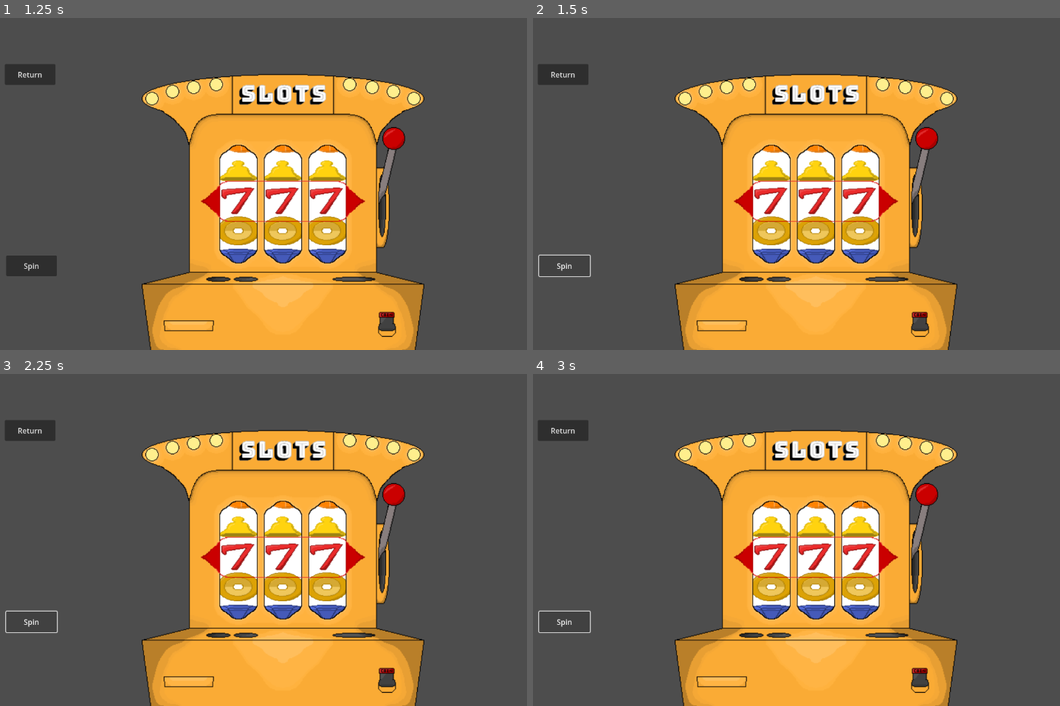
Above: before the commit, frames 1-4 (two rows, left to right).
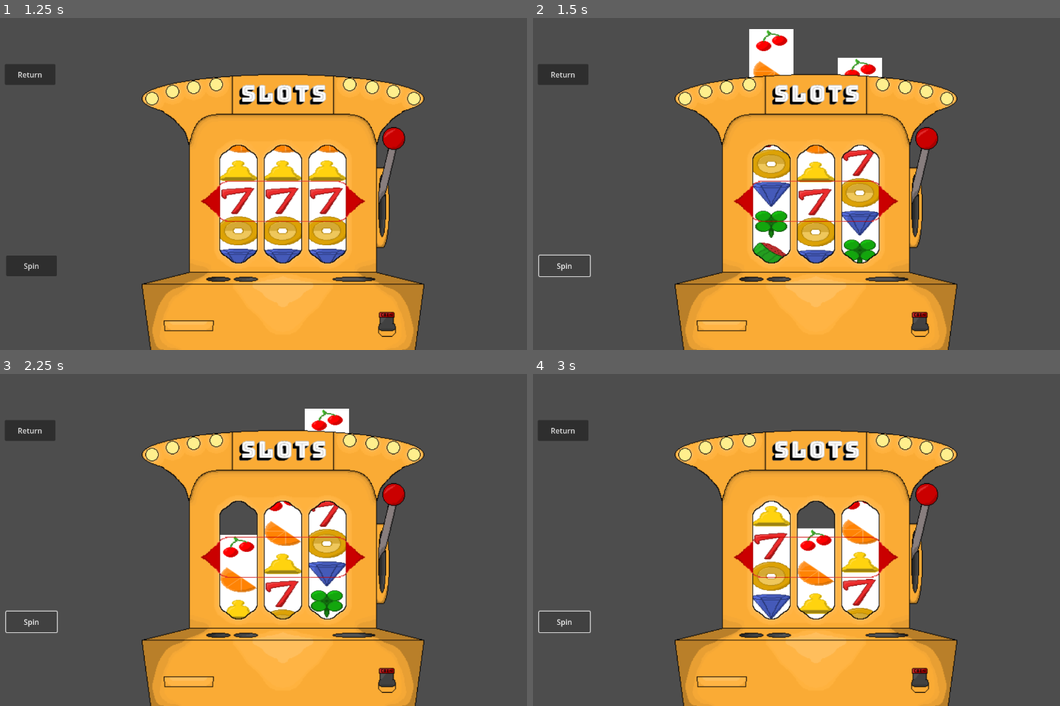
Above: after the commit, the same moments.

Repository: OwenFrakes/congressAppChallenge
Game: Godot game, scene res://Scenes/playerMovement.tscn
Same seed, same stepped clock (60 frames per second), same inputs: the game is played once before the commit and once after it.
Inputs:
- Up to frame 1 (1.25 s): click "Slots" at 0.5 s
- Up to frame 2 (1.5 s): click "Spin" at 1.25 s
- Up to frame 3 (2.25 s): click "Spin" at 2 s
- Up to frame 4 (3 s): click "Spin" at 2.75 s

Frame 1 is identical in both runs. In frame 2, 6.2% of the frame differs, in the area x 41-67%, y 3-74%; in frame 3, 5.8%; in frame 4, 5.2%.
Error before the commit: Invalid access to property or key 'position' on a base object of type 'null instance'. (res://Scripts/slots.gd:9)

Commit message:
Random Position Movement For Spinny Part
Spinny Part Now moves to a Random Y-Value within a range. The previous error was also fixed by Owen in 2 seconds.

Diff:
--- a/Scripts/slots.gd
+++ b/Scripts/slots.gd
@@ -6,4 +6,6 @@
 	print_tree_pretty()
 
 func _on_spin_button_pressed() -> void:
-	$SpinnyPartL.position.y = 0
+	$"../SpinnyPartL".position.y = randf_range(173, 682)
+	$"../SpinnyPartM".position.y = randf_range(173, 682)
+	$"../SpinnyPartR".position.y = randf_range(173, 682)
